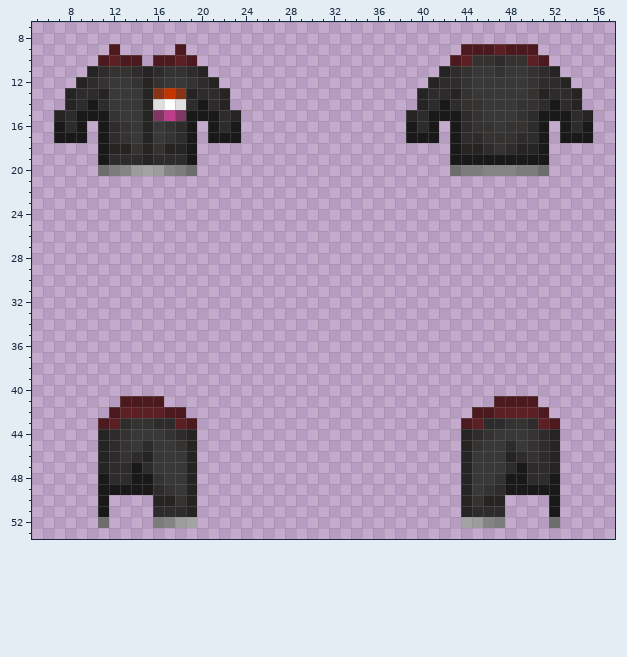
Pixel-art sprite -- Resources/Textures/_Umbra/PersonalItems/Wearables/alexijacket.rsi/equipped-OUTERCLOTHING.png. Above is the file before it was changed.
The file is 64x64 pixels. Colours within 5 levels of each other are drawn and written as one. Shown: x 5..57, y 7..53.
After the commit:
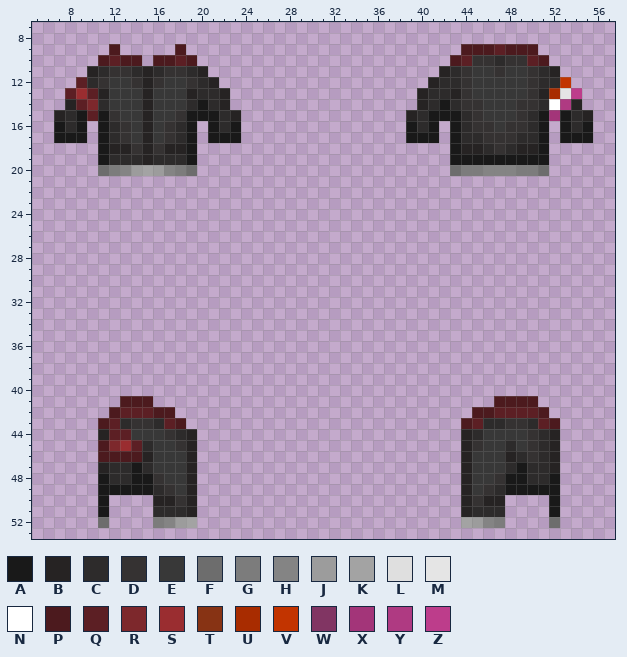
Palette (. is transparent): A #191919  B #262323  C #2d2b2b  D #353232  E #383838  F #6d6d6d  G #7c7c7c  H #848484  J #9c9c9c  K #a3a3a3  L #dfdfdf  M #e5e5e5  N #ffffff  P #4c1a1e  Q #5c1f24  R #7d282c  S #9a2d30  T #873314  U #a82c00  V #c23400  W #813563  X #a33579  Y #af3a82  Z #bd3d8b
Edits made:
Colour D replaces colour W in row 15 at x 18.
Colour E replaces colour D in row 44 at x 46.
Colour E replaces colour L in row 14 at x 16 and 18.
Colour E replaces colour N in row 14 at x 17.
Colour E replaces colour T in row 13 at x 16 and 18.
Colour E replaces colour V in row 13 at x 17.
Colour E replaces colour W in row 15 at x 16.
Colour E replaces colour Z in row 15 at x 17.
Colour M replaces colour C in row 13 at x 53.
Colour N replaces colour A in row 14 at x 52.
Colour P replaces colour B in rows 45 to 46 at x 11.
Colour P replaces colour C in row 46 at x 12 and 14.
Colour P replaces colour D in row 46 at x 13.
Colour P replaces colour Q in row 42 at x 16; in row 43 at x 18.
Colour Q replaces colour A in row 15 at x 10.
Colour Q replaces colour B in row 12 at x 9; in row 13 at x 8.
Colour Q replaces colour C in row 13 at x 10; in row 14 at x 9; in row 43 at x 17; in row 44 at x 12.
Colour Q replaces colour D in row 44 at x 13.
Colour Q replaces colour E in row 45 at x 14.
Colour R replaces colour A in row 14 at x 10.
Colour R replaces colour C in row 45 at x 12.
Colour S replaces colour C in row 13 at x 9.
Colour S replaces colour D in row 45 at x 13.
Colour U replaces colour C in row 13 at x 52.
Colour V replaces colour B in row 12 at x 53.
Colour X replaces colour A in row 15 at x 52.
Colour Y replaces colour C in row 14 at x 53.
Colour Z replaces colour B in row 13 at x 54.
Colour P is removed in row 41 at x 16; in row 42 at x 18; in row 43 at x 19.
Where, in picture pixels (left, top, right, bottom), the same in both pictures:
changed: (65, 77, 98, 121)
changed: (549, 77, 582, 121)
changed: (153, 88, 186, 121)
changed: (98, 396, 197, 462)
changed: (483, 429, 494, 440)
